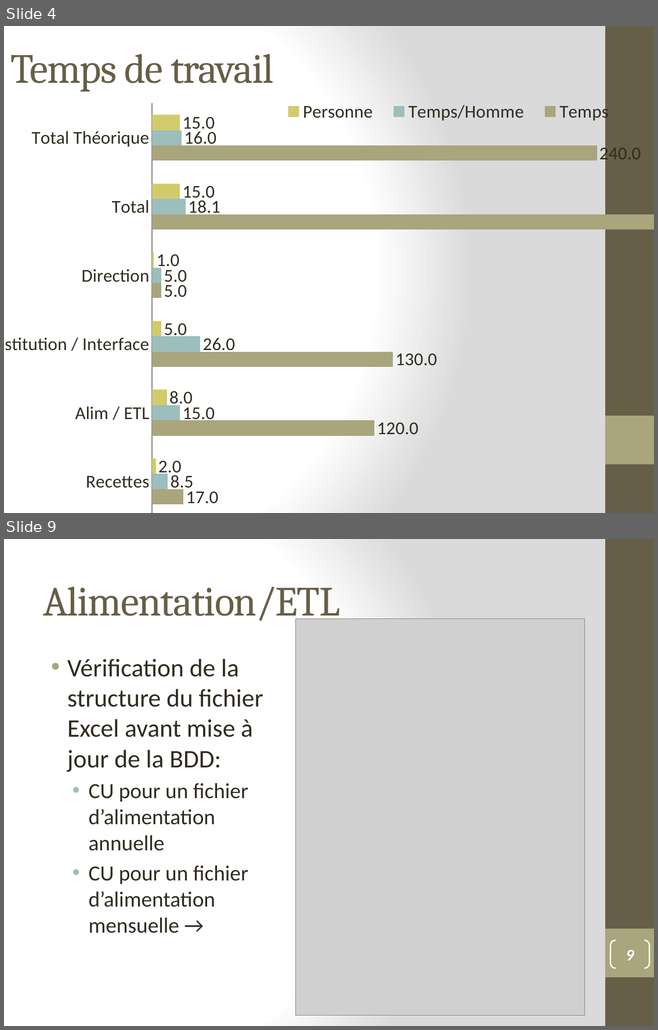
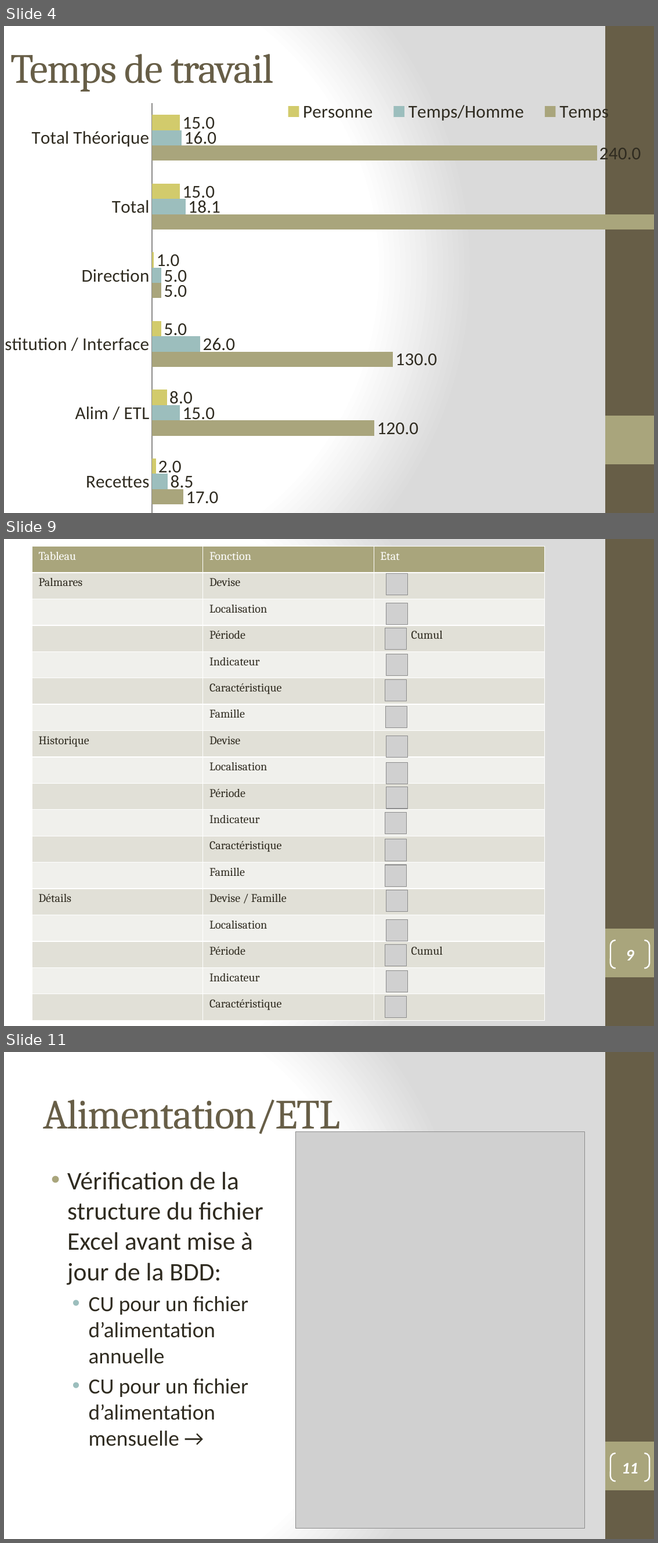
Before and after one commit to lobtec/dartiesgroupe2, a slide deck: PROJET/Presentation/PRE_26-01-11.pptx. Shown one above the other, each under a label of ours: slides 4 and 9 before the commit, slides 4, 9 and 11 after it; the slides between them are not shown. The pictures are 658x1030 and 658x1543 pixels, drawn with LibreOffice and Linux fonts; fonts in the diff are those of the drawing; grey boxes stand for pictures. Boxes give left, top, right and bottom in pixels: in the first picture for what was removed or moved away, otherwise in the second. Text is boxed around its words. In the diff, an @@ line names an element or a change of style, - is before the commit and + after.

```diff
--- a/PROJET/Presentation/PRE_26-01-11.pptx
+++ b/PROJET/Presentation/PRE_26-01-11.pptx
@@ slide 9 added at [4,539,654,1026], background gradient #FFFFFF to #DADADA; not listed: 2 template elements that a slide beside it also shows @@
@@ table added at [32,546,545,1020], 18 rows, 3 columns @@
+Tableau | Fonction | Etat
+Palmares | Devise | 
+ | Localisation | 
+ | Période | Cumul
+ | Indicateur | 
+ | Caractéristique | 
+ | Famille | 
+Historique | Devise | 
+ | Localisation | 
+ | Période | 
+ | Indicateur | 
+ | Caractéristique | 
+ | Famille | 
+Détails | Devise / Famille | 
+ | Localisation | 
+ | Période | Cumul
+ | Indicateur | 
+ | Caractéristique | 
@@ picture added at [386,573,408,595] @@
@@ picture added at [386,603,408,624] @@
@@ picture added at [384,628,406,649] @@
@@ picture added at [386,654,408,675] @@
@@ picture added at [384,679,406,701] @@
@@ picture added at [385,707,407,728] @@
@@ picture added at [386,736,408,757] @@
@@ picture added at [386,762,408,784] @@
@@ picture added at [386,787,408,809] @@
@@ picture added at [384,813,406,834] @@
@@ picture added at [384,839,406,860] @@
@@ picture added at [384,865,406,886] @@
@@ picture added at [386,890,408,911] @@
@@ picture added at [386,919,408,941] @@
@@ picture added at [384,945,406,966] @@
@@ page number added at [610,940,649,968], outline #FFFFFF 1.5 pt, 18 pt, text #FFFFFF @@
+9
@@ picture added at [386,971,408,993] @@
@@ picture added at [384,996,406,1017] @@
@@ what was slide 9 is now slide 11 @@
@@ page number at [621,1463,637,1474]: text changed @@
-9
+11
```
Also in this commit, not shown: 4 slides changed, 2 other slides added, 1 slide removed.
